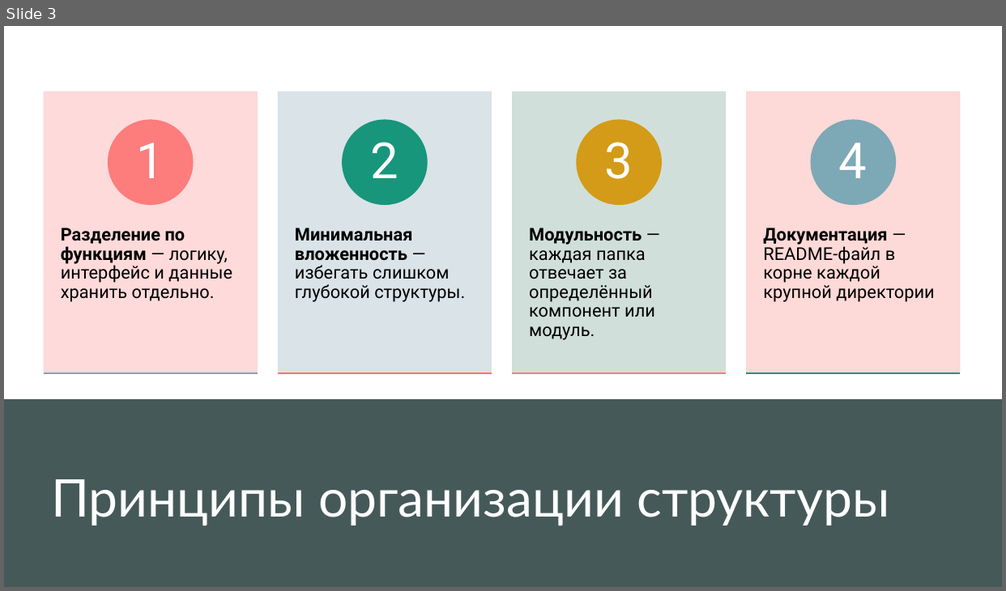
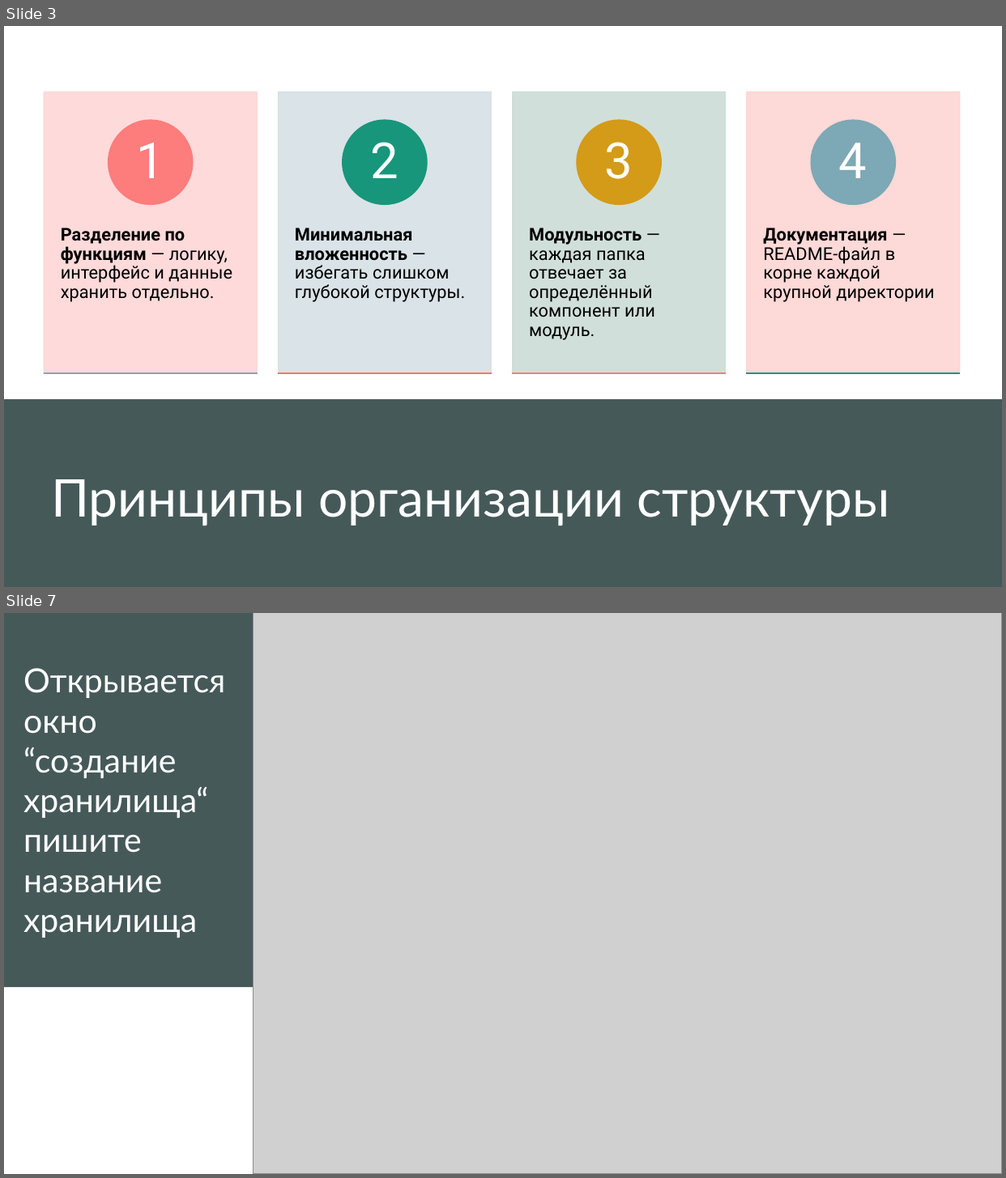
Before and after one commit to Alidedewf/application-design-patterns, a slide deck: шаблоны структура.pptx. Shown one above the other, each under a label of ours: slide 3 before the commit, slides 3 and 7 after it; the slides between them are not shown. The pictures are 1006x591 and 1006x1178 pixels, drawn with LibreOffice and Linux fonts; fonts in the diff are those of the drawing; grey boxes stand for pictures. Boxes give left, top, right and bottom in pixels: in the first picture for what was removed or moved away, otherwise in the second. Text is boxed around its words. In the diff, an @@ line names an element or a change of style, - is before the commit and + after.

```diff
--- a/шаблоны структура.pptx
+++ b/шаблоны структура.pptx
@@ slide 7 added at box(4, 613, 1002, 1174), background #FFFFFF; not listed: 1 template element that a slide beside it also shows @@
@@ rectangle added at box(4, 613, 1002, 894), fill #465959 @@
@@ rectangle added at box(4, 613, 1002, 1174), fill #FFFFFF @@
@@ rectangle added at box(4, 613, 253, 987), fill #465959 @@
@@ picture added at box(253, 613, 1002, 1174) @@
@@ title added at box(23, 668, 225, 938), 32 pt, text #FFFFFF @@
+Открывается окно “создание хранилища“ пишите название хранилища
```
Also in this commit, not shown: 1 slide changed, 17 other slides added, 3 slides removed, 7 other files.
